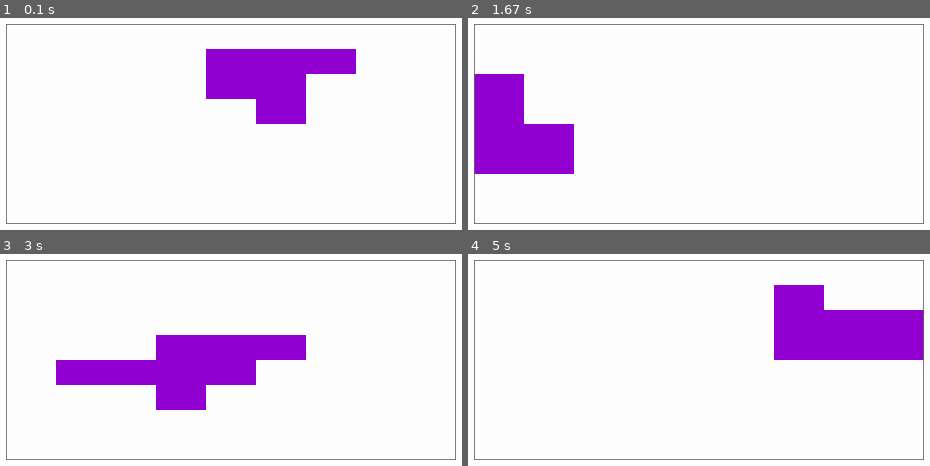
Above: before the commit, frames 1-4 (two rows, left to right).
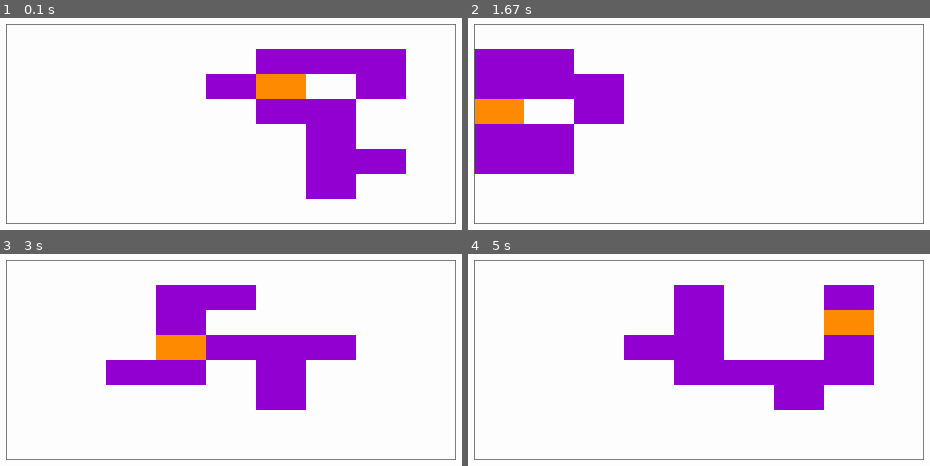
Above: after the commit, the same moments.

Repository: Joltras/Dungeon-Python
Game: pygame game, started from Generator.py
Two runs of this game, one before a commit and one after it. Both use one fixed random seed, a clock stepped at 60 frames per second and the inputs below.
Inputs (mouse positions are in pixels of both pictures, inside the frame that each line leads up to):
- Up to frame 1 (0.1 s): no input
- Up to frame 2 (1.67 s): click (699, 124) at 0.43 s; click (703, 149) at 0.85 s; move the mouse to (outside the picture) at 1.17 s; click (outside the picture) at 1.4 s
- Up to frame 3 (3 s): move the mouse to (outside the picture) at 1.77 s; click (outside the picture) at 2.02 s; move the mouse to (outside the picture) at 2.4 s; click (outside the picture) at 2.67 s
- Up to frame 4 (5 s): move the mouse to (657, 463) at 3.07 s; click (657, 463) at 3.33 s; move the mouse to (671, 292) at 3.73 s; click (671, 292) at 4 s; move the mouse to (574, 277) at 4.4 s; click (574, 277) at 4.67 s

The runs differ from the first frame. In frame 1, 11% of the frame differs, in the area x 44-88%, y 14-86%; in frame 2, 7.7%; in frame 3, 13%; in frame 4, 20%, in the area x 33-99%, y 14-74%.

Commit message:
Changed room adding

Diff:
--- a/Generator.py
+++ b/Generator.py
@@ -29,58 +29,58 @@
     floor = Floor(Globals.height, Globals.width)
     start_room: tuple = (random.randint(0, 8), random.randint(0, 7))
     floor.add_room(start_room[0], start_room[1], Color.ORANGE)
+    floor.add_to_floor_grid(start_room[0], start_room[1])
     number_of_current_rooms = 1
     room_queue: deque = deque([])
     room_queue.append(start_room)
 
     while number_of_current_rooms < number_of_rooms:
 
-        while len(room_queue) > 0 and number_of_current_rooms < number_of_rooms:
+        while number_of_current_rooms < number_of_rooms:
             room = room_queue.pop()
+            room_queue.appendleft(room)
             if room[1] - 1 > 0:
                 if not floor.contains_room(room[0], room[1] - 1) and (
                         floor.count_neighbours(room[0], room[1] - 1) <= 1):
                     if random.randint(1, 2) == 2:
-                        floor.add_room(room[0], room[1] - 1)
                         room_queue.append((room[0], room[1] - 1))
+                        floor.add_to_floor_grid(room[0], room[1] - 1)
                         number_of_current_rooms += 1
                         if number_of_rooms == number_of_current_rooms:
                             break
-                    else:
-                        room_queue.appendleft(room)
 
             if room[1] + 1 < Globals.height:
                 if not floor.contains_room(room[0], room[1] + 1) and floor.count_neighbours(room[0], room[1] + 1) <= 1:
                     if random.randint(1, 2) == 2:
-                        floor.add_room(room[0], room[1] + 1)
                         room_queue.append((room[0], room[1] + 1))
+                        floor.add_to_floor_grid(room[0], room[1] + 1)
                         number_of_current_rooms += 1
                         if number_of_rooms == number_of_current_rooms:
                             break
-                    else:
-                        room_queue.appendleft(room)
 
             if room[0] + 1 < Globals.width:
-                if not floor.contains_room(room[0] + 1, room[1]) and floor.count_neighbours(room[0] + 1,  room[1]) <= 1:
+                if not floor.contains_room(room[0] + 1, room[1]) and floor.count_neighbours(room[0] + 1, room[1]) <= 1:
                     if random.randint(1, 2) == 2:
-                        floor.add_room(room[0] + 1, room[1])
                         room_queue.append((room[0] + 1, room[1]))
+                        floor.add_to_floor_grid(room[0] + 1, room[1])
                         number_of_current_rooms += 1
                         if number_of_rooms == number_of_current_rooms:
                             break
-                    else:
-                        room_queue.appendleft(room)
 
             if room[0] - 1 > 0:
                 if not floor.contains_room(room[0] - 1, room[1]) and floor.count_neighbours(room[0] - 1, room[1]) <= 1:
                     if random.randint(1, 2) == 2:
-                        floor.add_room(room[0] - 1, room[1])
                         room_queue.append((room[0] - 1, room[1]))
+                        floor.add_to_floor_grid(room[0] - 1, room[1])
                         number_of_current_rooms += 1
                         if number_of_rooms == number_of_current_rooms:
                             break
-                    else:
-                        room_queue.appendleft(room)
+    print(len(room_queue))
+    room_queue.remove(start_room)
+    while len(room_queue) > 0:
+        room = room_queue.pop()
+        floor.add_room(room[0], room[1])
+    print(floor.get_floor())
 
 
 def run():
